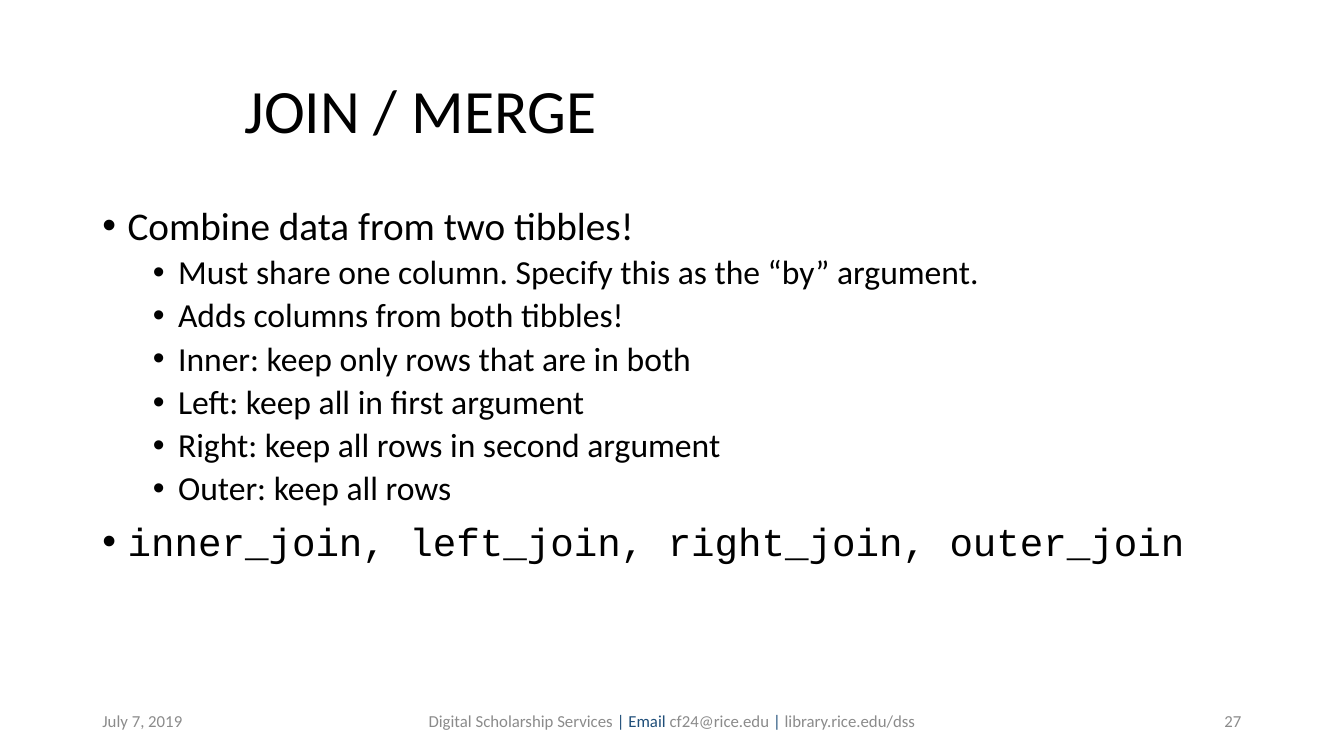
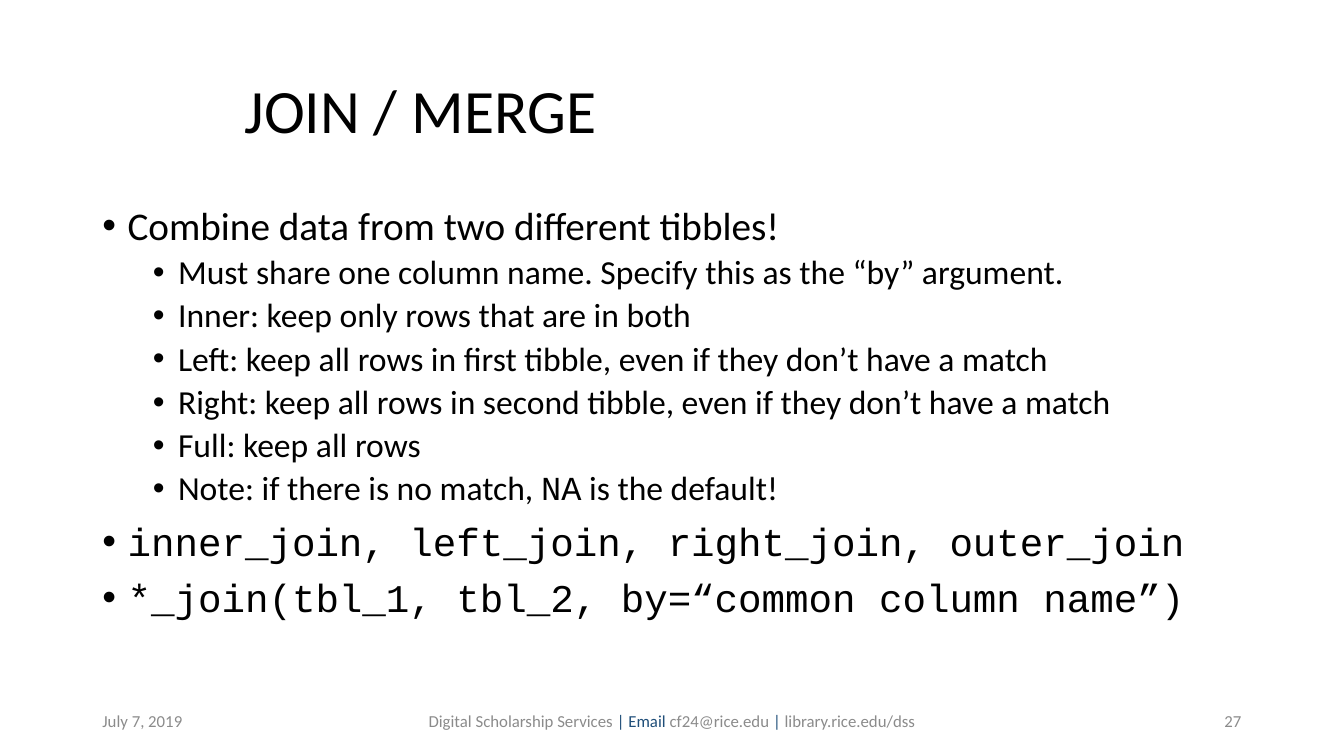
Before and after one commit to bakitybacon/rice-data-and-donuts, a slide deck: slide 27 of Rviz/R Visualization and Data Manipulation.pptx. Drawn at 1344x756 pixels with LibreOffice and Linux fonts; fonts in the diff are those of the drawing; background and template pictures are left out. Boxes give left, top, right and bottom in pixels: in the first picture for what was removed or moved away, otherwise in the second. Text is boxed around its words. In the diff, an @@ line names an element or a change of style, - is before the commit and + after.

Commit message:
actually right version of pptx

```diff
--- a/Rviz/R Visualization and Data Manipulation.pptx
+++ b/Rviz/R Visualization and Data Manipulation.pptx
@@ text at (128,212,1063,290): text changed @@
-• Combine data from two tibbles!
-  • Must share one column. Specify this as the “by” argument.
-  • Adds columns from both tibbles!
+• Combine data from two different tibbles!
+  • Must share one column name. Specify this as the “by” argument.
@@ text at (178,347,1110,504): text changed @@
-  • Left: keep all in first argument
-  • Right: keep all rows in second argument
-  • Outer: keep all rows
+  • Left: keep all rows in first tibble, even if they don’t have a match
+  • Right: keep all rows in second tibble, even if they don’t have a match
+  • Full: keep all rows
+  • Note: if there is no match, NA is the default!
@@ text at (128,584,1184,620): paragraph added @@
+• *_join(tbl_1, tbl_2, by=“common column name”)
```
Also in this commit, not shown: 24 other slides changed, 1 slide added.
